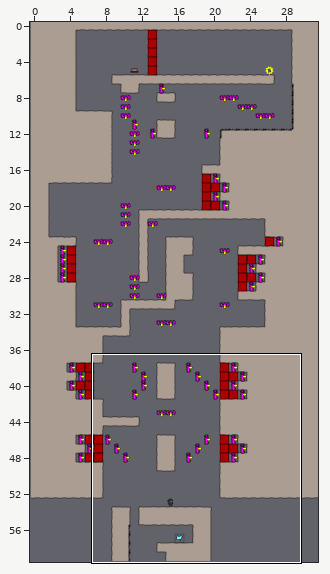
Level history. Tiled map: raw/levelconverter/maps/l15.tmx. The first picture is a wide view before the edit; the outline marks the close-up.
Close-up. Before:
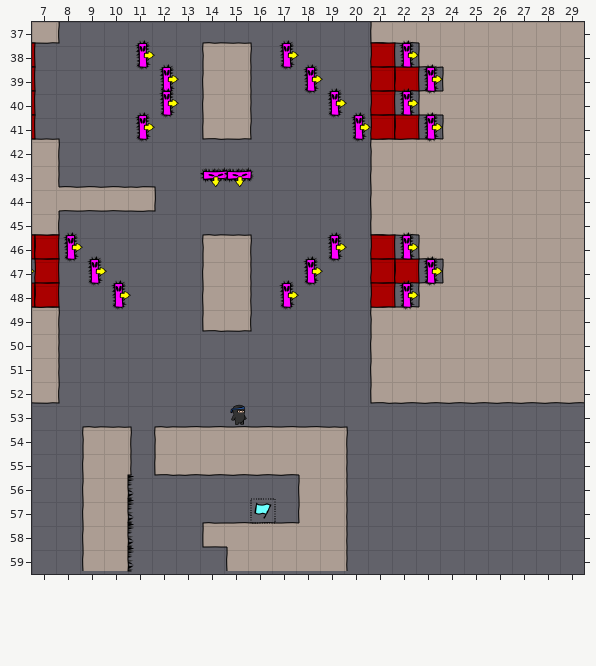
Cells are 40x40 px. Shown: x 7..29, y 37..59. The commit also changed other parts of the map, which this record leaves out.
Now the later version:
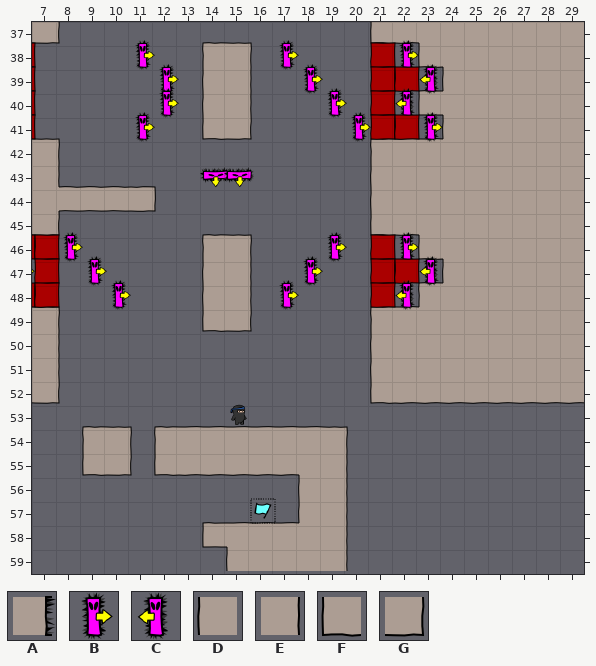
Key: from "objectpalette": A 50, B 73, C 75; from "world1": D 16, E 18, F 24, G 26.
_ is an empty cell, . an unchanged one.
Difference:
--- layer "walls"
@@ x 9..10 @@
-55 DE
-56 D.
-57 D.
-58 D.
-59 D.
+55 FG
+56 _.
+57 _.
+58 _.
+59 _.
--- layer "objects"
@@ x 22..23 @@
-39 .B
-40 B.
+39 .C
+40 C.
@@ x 22..23 @@
-47 .B
-48 B.
+47 .C
+48 C.
@@ x 10..10 @@
-56 A
-57 A
-58 A
-59 A
+56 _
+57 _
+58 _
+59 _
Changed places in both close-ups, as pixel boxes (x1, y1, x2, y2):
changed: (395, 75, 443, 108)
changed: (395, 267, 443, 300)
changed: (82, 452, 134, 572)
